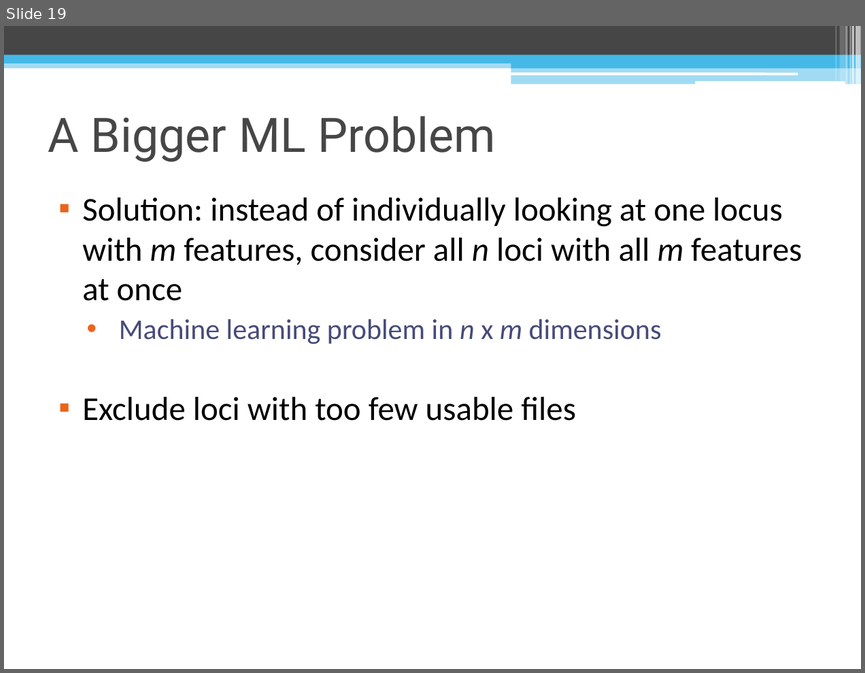
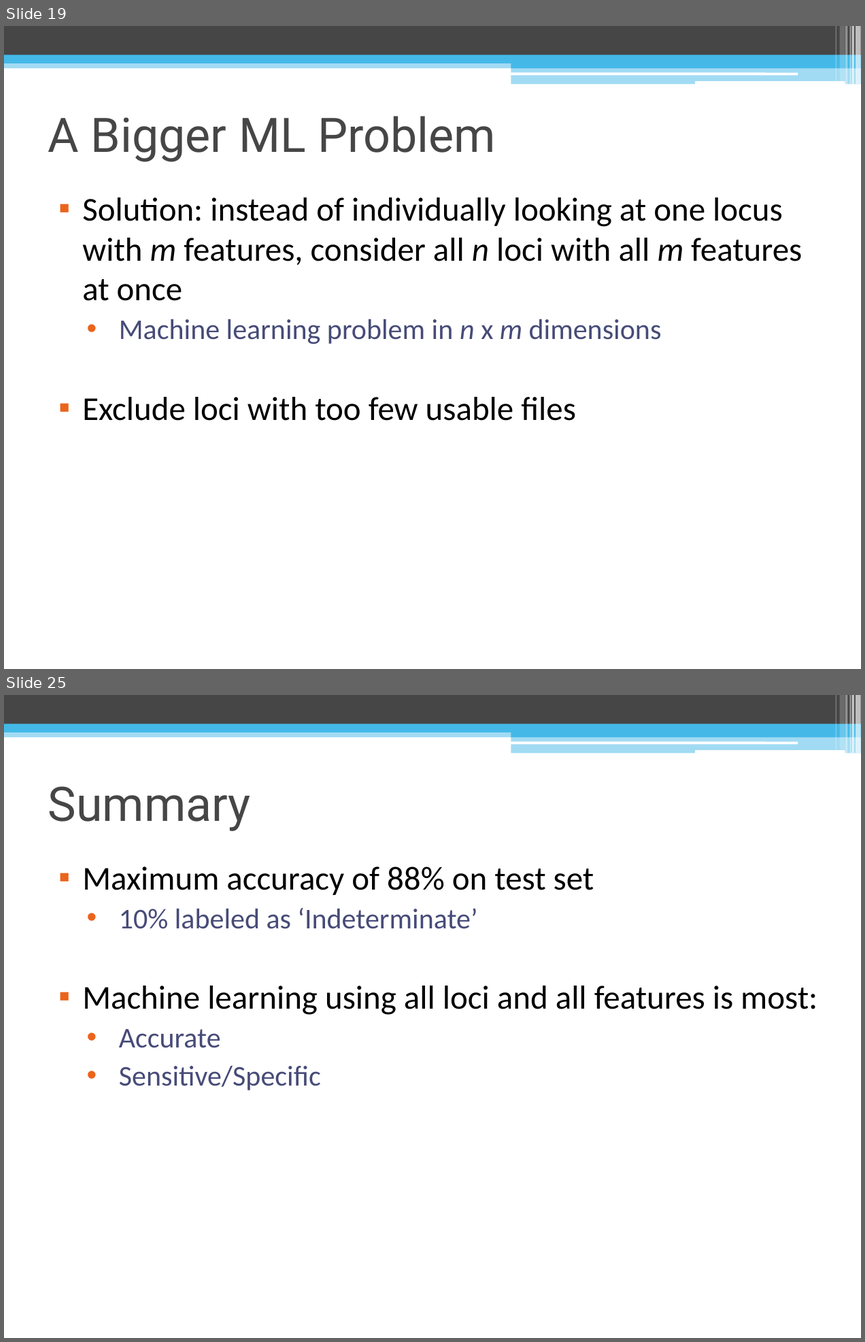
Before and after one commit to lailamargaret/Stanford-2018, a slide deck: MSI Project Presentation.pptx. Shown one above the other, each under a label of ours: slide 19 before the commit, slides 19 and 25 after it; the slides between them are not shown. The pictures are 865x673 and 865x1342 pixels, drawn with LibreOffice and Linux fonts; fonts in the diff are those of the drawing. Boxes give left, top, right and bottom in pixels: in the first picture for what was removed or moved away, otherwise in the second. Text is boxed around its words. In the diff, an @@ line names an element or a change of style, - is before the commit and + after.

```diff
--- a/MSI Project Presentation.pptx
+++ b/MSI Project Presentation.pptx
@@ slide 25 added at (4,695,861,1338), background #FFFFFF; not listed: 13 template elements that a slide beside it also shows @@
@@ title added at (48,786,251,831), 40 pt, text #464646 @@
+Summary
@@ text added at (82,866,817,1090), 28 pt, text #000000 @@
+▪ Maximum accuracy of 88% on test set
+  • 10% labeled as ‘Indeterminate’
+▪ Machine learning using all loci and all features is most:
+  • Accurate
+  • Sensitive/Specific
```
Also in this commit, not shown: 2 slides changed, 6 other slides added.
